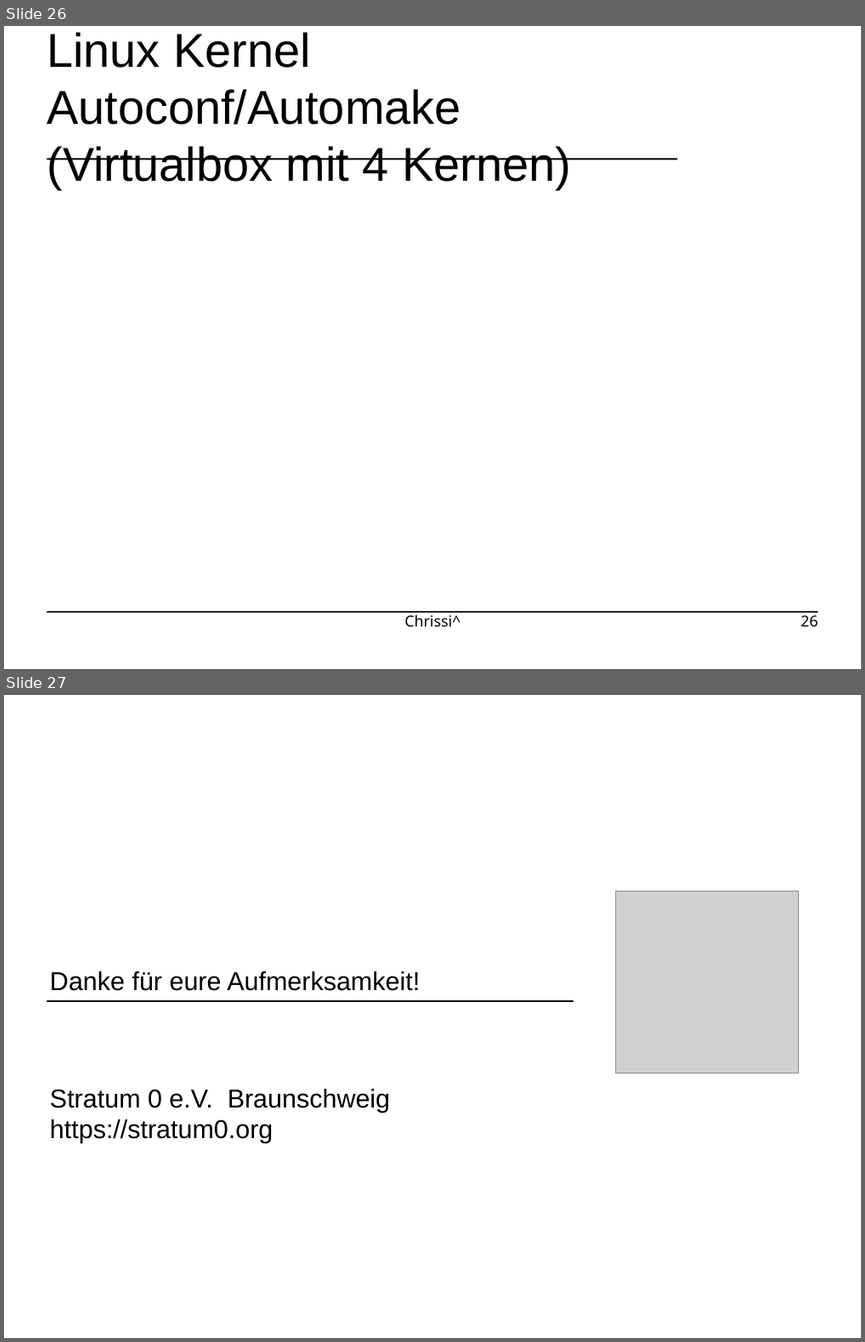
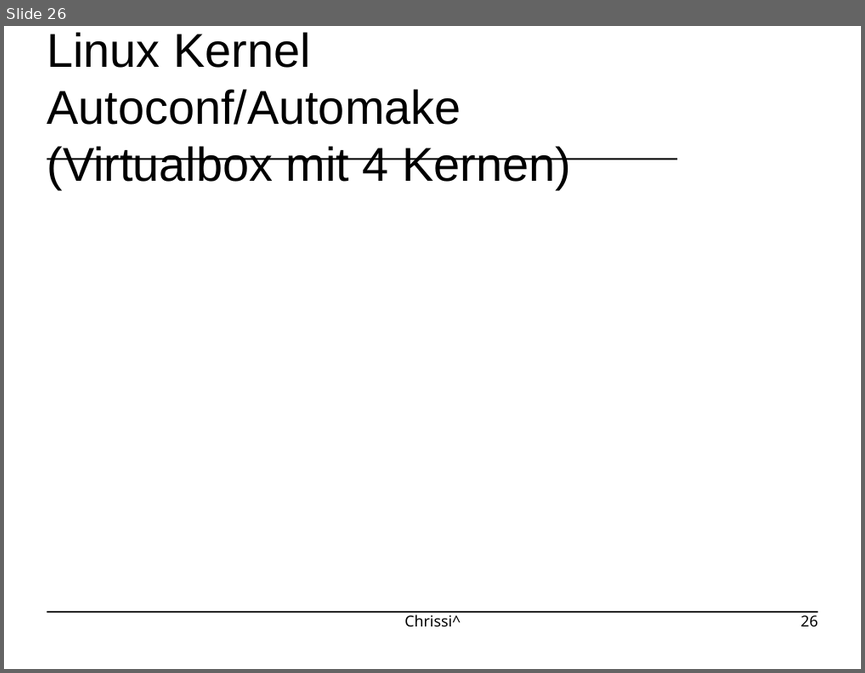
Before and after one commit to johannesst/ccache-icecc-datenburg, a slide deck: ccache-icecc-datenburg-20250213.odp. Shown one above the other, each under a label of ours: slides 26 and 27 before the commit, slide 26 after it. The pictures are 865x1342 and 865x673 pixels, drawn with LibreOffice and Linux fonts; fonts in the diff are those of the drawing; grey boxes stand for pictures; background and template pictures are left out. Boxes give left, top, right and bottom in pixels: in the first picture for what was removed or moved away, otherwise in the second. Text is boxed around its words. In the diff, an @@ line names an element or a change of style, - is before the commit and + after.

```diff
--- a/ccache-icecc-datenburg-20250213.odp
+++ b/ccache-icecc-datenburg-20250213.odp
@@ slide 27 removed at <box>4,695,861,1338</box>, background #FFFFFF @@
@@ picture removed at <box>616,891,798,1073</box> @@
@@ title removed at <box>50,971,420,991</box> @@
-Danke für eure Aufmerksamkeit!
@@ line removed from (46, 1001) to (574, 1001) @@
@@ title removed at <box>50,1089,390,1143</box> @@
-Stratum 0 e.V. Braunschweig
-https://stratum0.org
```
Also in this commit, not shown: 1 slide changed, 2 slides added.
